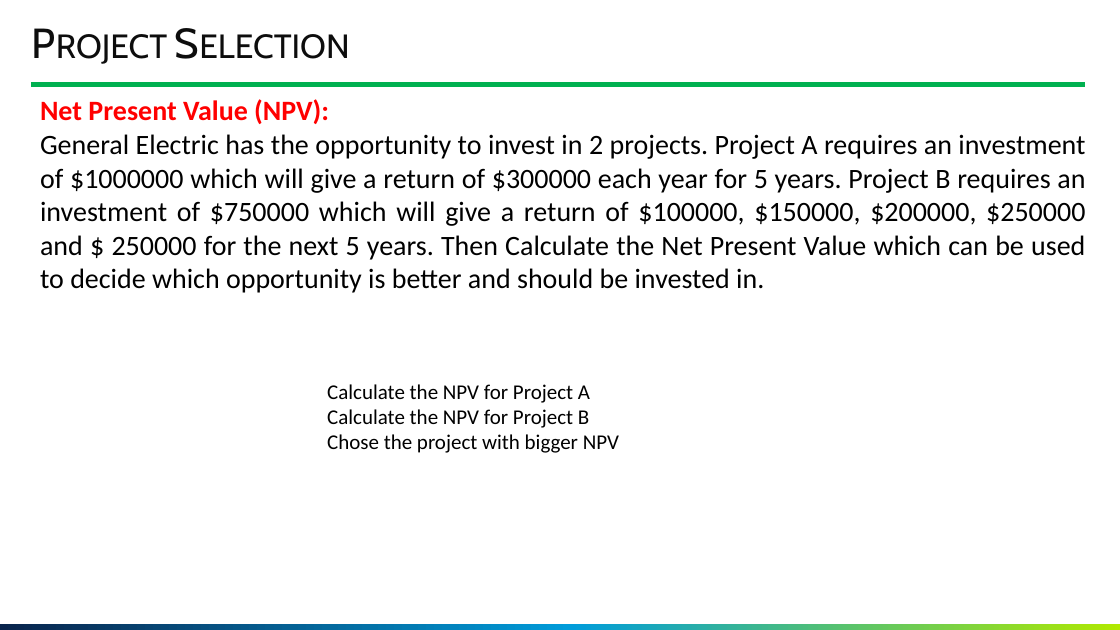
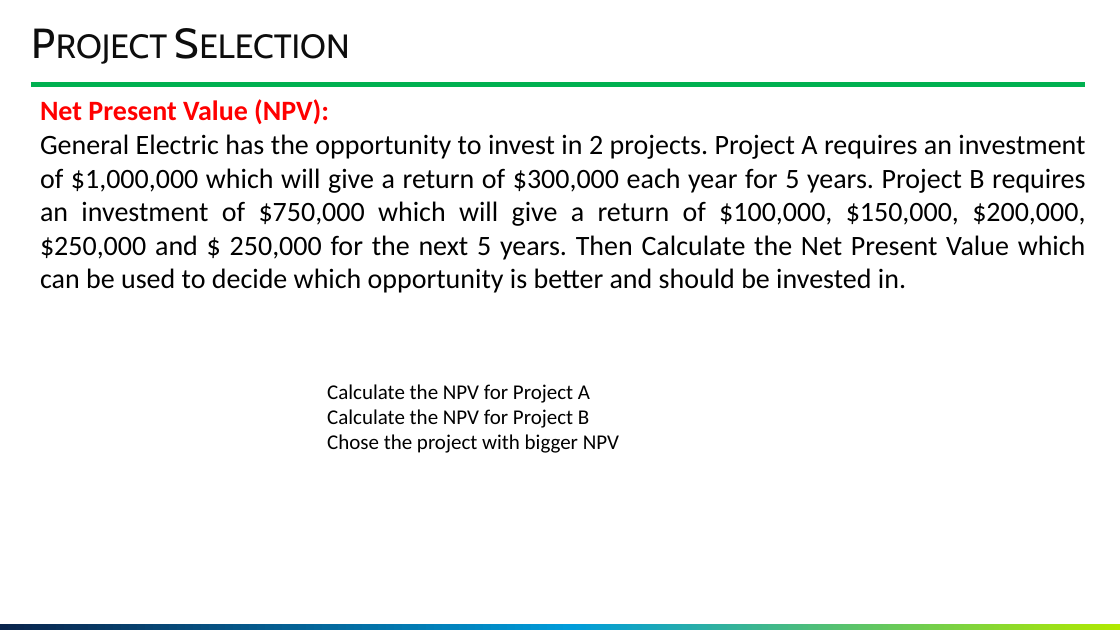
Before and after one commit to GoonerMAK/SWE_4803_Software_Project_Management, a slide deck: slide 26 of SWE 4803_Lec1.pptm. Drawn at 1120x630 pixels with LibreOffice and Linux fonts; fonts in the diff are those of the drawing; background and template pictures are left out. Boxes give left, top, right and bottom in pixels: in the first picture for what was removed or moved away, otherwise in the second. Text is boxed around its words. In the diff, an @@ line names an element or a change of style, - is before the commit and + after.

```diff
--- a/SWE 4803_Lec1.pptm
+++ b/SWE 4803_Lec1.pptm
@@ text at [40, 134, 1086, 293]: text changed @@
-General Electric has the opportunity to invest in 2 projects. Project A requires an investment of $1000000 which will give a return of $300000 each year for 5 years. Project B requires an investment of $750000 which will give a return of $100000, $150000, $200000, $250000 and $ 250000 for the next 5 years. Then Calculate the Net Present Value which can be used to decide which opportunity is better and should be invested in.
+General Electric has the opportunity to invest in 2 projects. Project A requires an investment of $1,000,000 which will give a return of $300,000 each year for 5 years. Project B requires an investment of $750,000 which will give a return of $100,000, $150,000, $200,000, $250,000 and $ 250,000 for the next 5 years. Then Calculate the Net Present Value which can be used to decide which opportunity is better and should be invested in.
```
Also in this commit, not shown: 4 other files.
